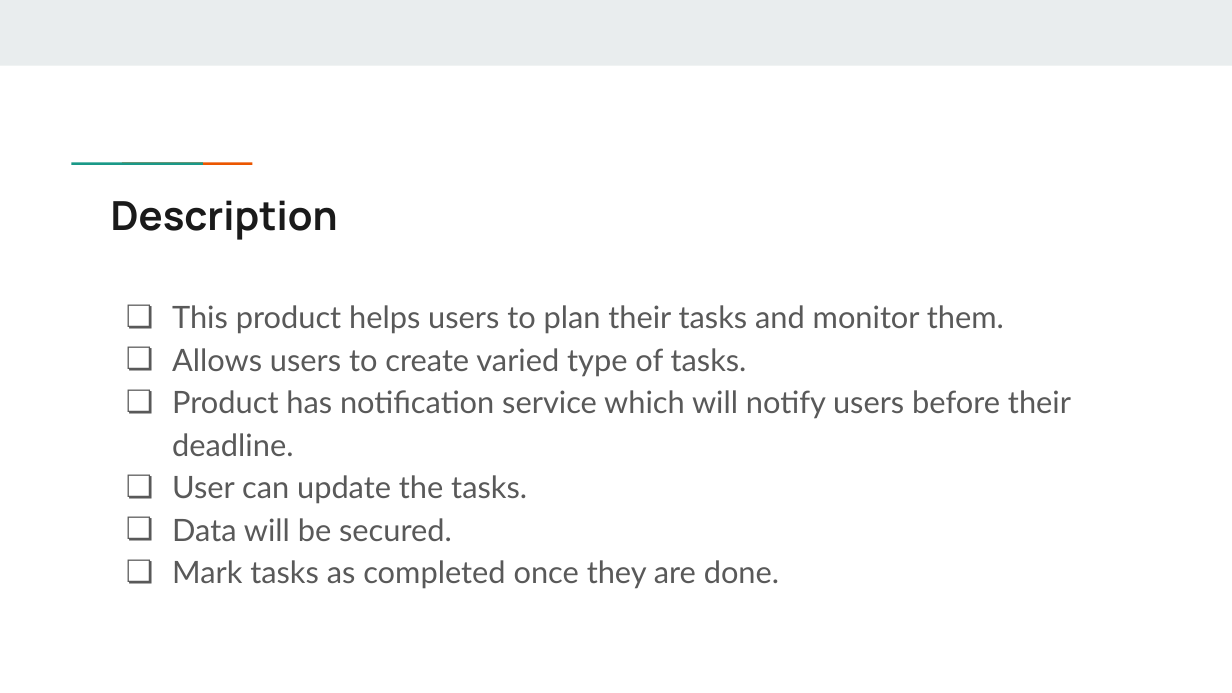
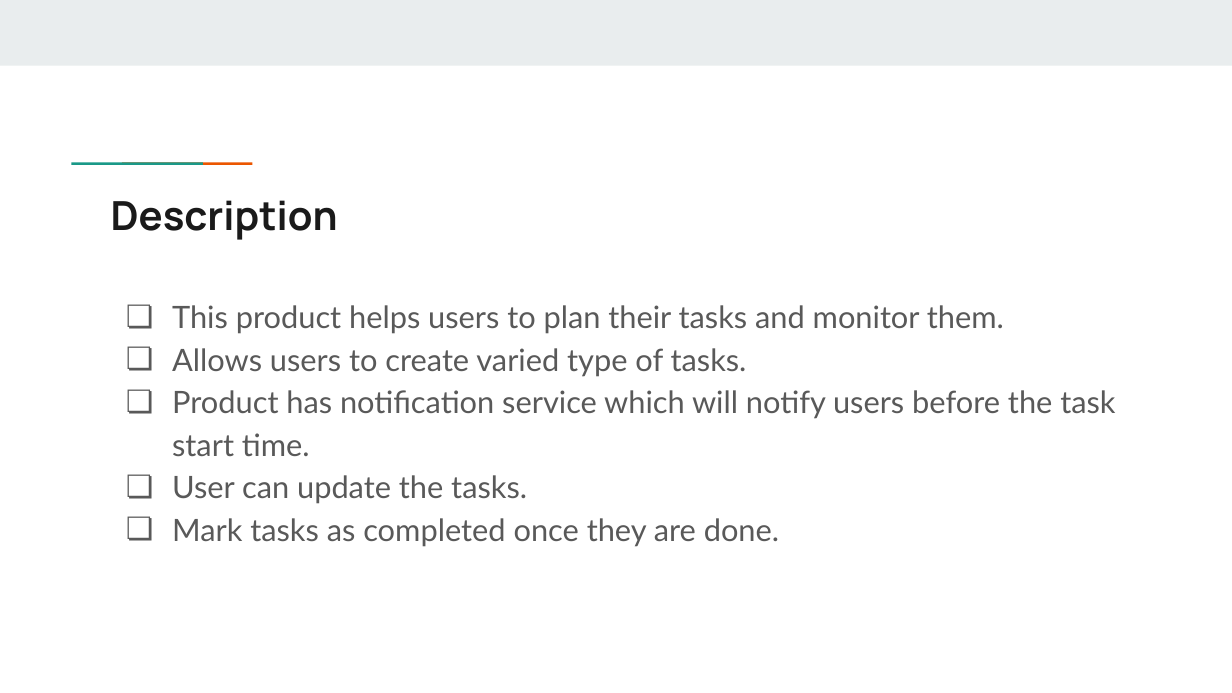
Before and after one commit to tzzzzn/GVSU-CIS641-BTS, a slide deck: slide 2 of docs/Midterm Presentation.pptx. Drawn at 1232x693 pixels with LibreOffice and Linux fonts; fonts in the diff are those of the drawing. Boxes give left, top, right and bottom in pixels: in the first picture for what was removed or moved away, otherwise in the second. Text is boxed around its words. In the diff, an @@ line names an element or a change of style, - is before the commit and + after.

Commit message:
Updated ppt

```diff
--- a/docs/Midterm Presentation.pptx
+++ b/docs/Midterm Presentation.pptx
@@ text at (172,390,1115,456): text changed @@
-❏ Product has notification service which will notify users before their deadline.
+❏ Product has notification service which will notify users before the task start time.
@@ text at (172,518,452,541): paragraph removed @@
-❏ Data will be secured.
```
Also in this commit, not shown: 2 other slides changed.
